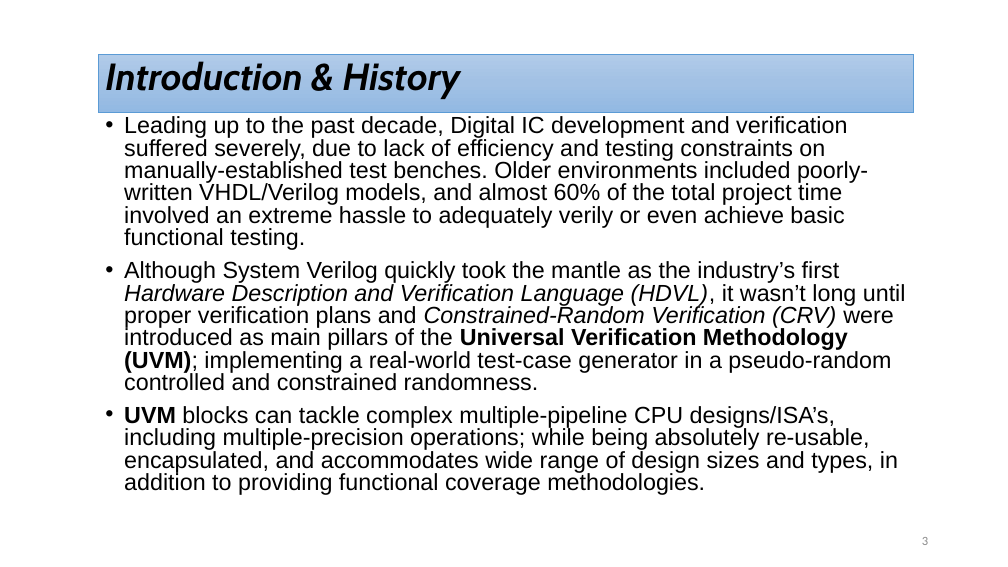
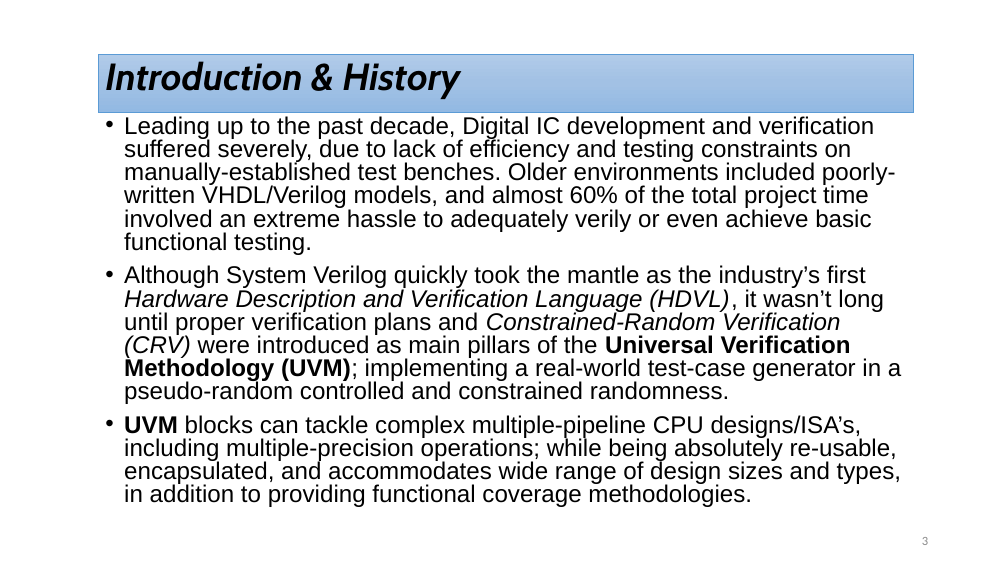
Before and after one commit to cufeolm/codeGP, a slide deck: slide 3 of Project_progress_Agenda.pptx. Drawn at 1008x567 pixels with LibreOffice and Linux fonts; fonts in the diff are those of the drawing. Boxes give left, top, right and bottom in pixels: in the first picture for what was removed or moved away, otherwise in the second. Text is boxed around its words. In the diff, an @@ line names an element or a change of style, - is before the commit and + after.

```diff
--- a/Project_progress_Agenda.pptx
+++ b/Project_progress_Agenda.pptx
@@ text "Leading up to the past ..." at [124, 116, 901, 507]: size 22.2 to 23 pt @@
```
Also in this commit, not shown: 1 other slide changed, 1 slide added.
